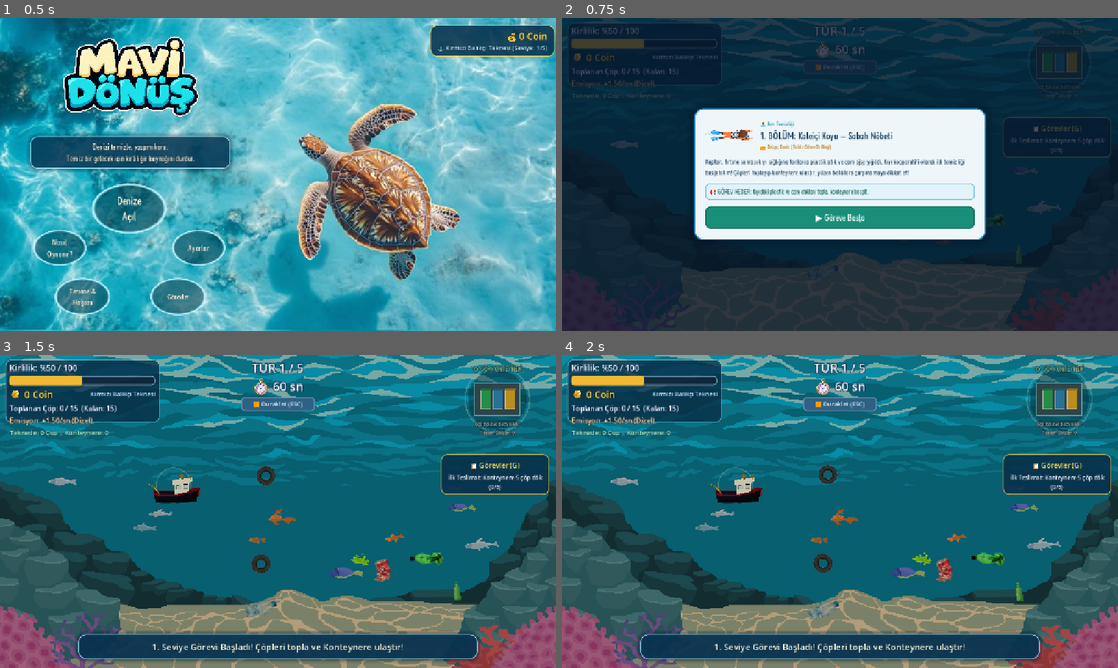
Above: before the commit, frames 1-4 (two rows, left to right).
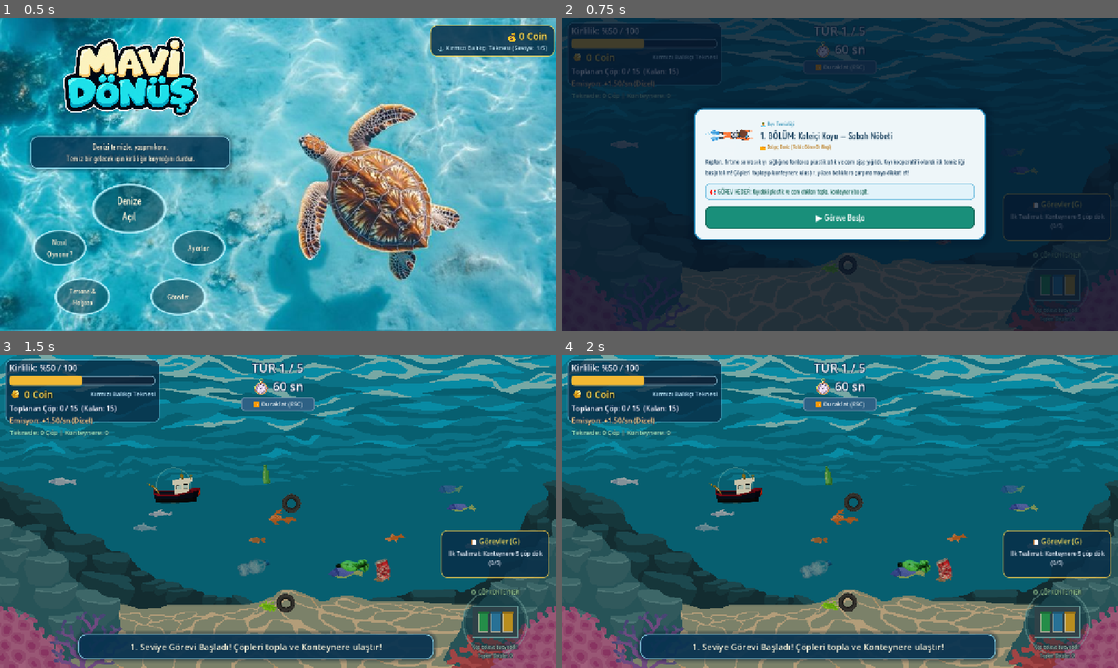
Above: after the commit, the same moments.

Repository: tubaiskol/Mavi-Donus-Hackathon-Team22
Game: Godot game, scene res://scenes/main_menu.tscn
Two runs of this game, one before a commit and one after it. Both use one fixed random seed, a clock stepped at 60 frames per second and the inputs below. The engine's default icon, where the game draws it, is replaced by a stand-in: a white triangle on a blue panel in a dark square.
Inputs:
- Up to frame 1 (0.5 s): no input
- Up to frame 2 (0.75 s): click "Denize Açıl" at 0.5 s
- Up to frame 3 (1.5 s): click "▶️ Göreve Başla" at 1.25 s
- Up to frame 4 (2 s): no input

Frame 1 is identical in both runs. In frame 2, 1.3% of the frame differs, in the area x 44-99%, y 4-97%; in frame 3, 11%; in frame 4, 11%, in the area x 23-99%, y 2-99%.

Commit message:
feat: konteyner ve görev panelini sağ alta taşı, üretim alanlarını koru

Diff:
--- a/scripts/boat.gd
+++ b/scripts/boat.gd
@@ -25,6 +25,7 @@
 var _sprite_faces_left := false
 var _look_dir := 1.0 # son yatay yön: -1 sol, +1 sağ
 var _edge_margin := Vector2(24, 24)
+var _hull_shape := RectangleShape2D.new()
 
 @onready var sprite: Sprite2D = $Sprite2D
 @onready var pickup_area: Area2D = $PickupArea
@@ -32,6 +33,7 @@
 
 
 func _ready() -> void:
+	$CollisionShape2D.shape = _hull_shape
 	pickup_shape.shape = pickup_circle
 	pickup_shape.transform = Transform2D.IDENTITY
 
@@ -68,6 +70,8 @@
 	# Ekran kenar payı gemi boyuna göre (eski sabit 24 px gemiyi yarı ekran dışına çıkarıyordu).
 	var shown := tex.get_size() * s
 	_edge_margin = Vector2(maxf(shown.x * 0.45, 24.0), maxf(shown.y * 0.40, 24.0))
+	# Görselin tamamı (su üzerindeki eğim dahil) panellerin dışında kalsın.
+	_hull_shape.size = Vector2(shown.x + shown.y * sin(0.18), shown.y + shown.x * sin(0.18))
 
 	_update_pickup_shape()
 	queue_redraw()
@@ -101,11 +105,7 @@
 
 	move_and_slide()
 
-	var screen := get_viewport_rect()
-	position = position.clamp(
-		screen.position + _edge_margin,
-		screen.end - _edge_margin
-	)
+	enforce_water_bounds()
 
 	# Sol üst HUD paneli altına gemi giremez (görüş kapalı)
 	if position.x < 370.0 and position.y < 162.0:
@@ -125,6 +125,7 @@
 	var target_tilt := clampf(velocity.y / maxf(GameState.boat_speed, 1.0), -1.0, 1.0) * 0.18 * _look_dir
 
 	sprite.rotation = lerp_angle(sprite.rotation, target_tilt, 8.0 * delta)
+	enforce_water_bounds()
 
 	if _hit_flash_timer > 0.0:
 		_hit_flash_timer -= delta
@@ -147,6 +148,17 @@
 
 	_update_pickup_shape()
 	queue_redraw()
+
+
+
+
+
+func enforce_water_bounds() -> void:
+	var screen := get_viewport_rect()
+	var min_y := screen.position.y + _edge_margin.y
+	position = position.clamp(Vector2(screen.position.x + _edge_margin.x, min_y), screen.end - _edge_margin)
+	if position.y <= min_y and velocity.y < 0.0:
+		velocity.y = 0.0
 
 
 func _draw() -> void:
--- a/scripts/game.gd
+++ b/scripts/game.gd
@@ -2,6 +2,7 @@
 
 const TOTAL_LEVELS := 5
 const MENU_FONT := preload("res://assets/menu_font.ttf")
+const PANEL_LAYOUT := preload("res://scripts/panel_layout.gd")
 
 @export_range(1, 5, 1) var test_start_level: int = 1
 
@@ -20,6 +21,8 @@
 var _result_pol: Label
 var _result_msg: Label
 var _drop_zone: Area2D
+var _panels_body: StaticBody2D
+var _panels_shape: CollisionShape2D
 var _dock_pulse := 0.0
 var _dock_title_label: Label
 var _dock_sub_label: Label
@@ -91,14 +94,14 @@
 func _build_trash_drop_zone() -> void:
 	_drop_zone = Area2D.new()
 	_drop_zone.name = "TrashDropZone"
-	var screen := get_viewport_rect().size
-	_drop_zone.position = Vector2(screen.x - 135.0, 102.0)
+	_drop_zone.position = PANEL_LAYOUT.dock_rect(get_viewport_rect()).get_center()
 	add_child(_drop_zone)
 
 	var shape := CollisionShape2D.new()
-	var circle := CircleShape2D.new()
-	circle.radius = 78.0
-	shape.shape = circle
+	# Teslim alanı panelin dışına taşar; tekne yanaşınca yükünü bırakabilir.
+	var delivery_shape := RectangleShape2D.new()
+	delivery_shape.size = PANEL_LAYOUT.dock_rect(get_viewport_rect()).size + Vector2(96, 96)
+	shape.shape = delivery_shape
 	_drop_zone.add_child(shape)
 
 	_dock_title_label = Label.new()
@@ -127,13 +130,41 @@
 	_drop_zone.add_child(_dock_sub_label)
 
 	_drop_zone.area_entered.connect(_on_drop_zone_area_entered)
+	_panels_body = StaticBody2D.new()
+	_panels_body.name = "TrashContainerBarrier"
+	_panels_shape = CollisionShape2D.new()
+	_panels_shape.shape = RectangleShape2D.new()
+	_panels_body.add_child(_panels_shape)
+	add_child(_panels_body)
+	_update_panels_barrier()
 	get_viewport().size_changed.connect(_on_viewport_size_changed)
 
 
 func _on_viewport_size_changed() -> void:
 	if _drop_zone:
-		var screen := get_viewport_rect().size
-		_drop_zone.position = Vector2(screen.x - 135.0, 102.0)
+		_drop_zone.position = PANEL_LAYOUT.dock_rect(get_viewport_rect()).get_center()
+	_update_panels_barrier()
+
+
+func get_reserved_panels_rect() -> Rect2:
+	var dock := PANEL_LAYOUT.dock_rect(get_viewport_rect())
+	return dock.merge($HUD.get_side_quests_rect())
+
+
+func _update_panels_barrier() -> void:
+	# Görev kartı ve yazılar geçilebilir; yalnızca görünen konteyner engeldir.
+	var rect := PANEL_LAYOUT.container_body_rect(get_viewport_rect())
+	_panels_body.position = rect.get_center()
+	(_panels_shape.shape as RectangleShape2D).size = rect.size
+
+
+
+
+
+
+
+
+
 
 
 func _on_drop_zone_area_entered(area: Area2D) -> void:
--- a/scripts/hud.gd
+++ b/scripts/hud.gd
@@ -1,6 +1,7 @@
 extends CanvasLayer
 
 const MENU_FONT := preload("res://assets/menu_font.ttf")
+const PANEL_LAYOUT := preload("res://scripts/panel_layout.gd")
 
 @onready var stats_box: VBoxContainer = $StatsBox
 @onready var pollution_label: Label = $StatsBox/PollutionLabel
@@ -46,6 +47,9 @@
 	_on_boat_changed(GameState.selected_boat)
 	_on_carried_trash_changed(GameState.carried_trash, GameState.delivered_trash)
 	_on_quests_changed()
+	_layout_side_quests_card()
+	get_viewport().size_changed.connect(_layout_side_quests_card)
+	_quests_side_panel.minimum_size_changed.connect(_layout_side_quests_card)
 	_update_trash_label()
 	_update_emission_label()
 
@@ -161,7 +165,7 @@
 	_toast_panel.add_theme_stylebox_override("panel", toast_sb)
 	_toast_panel.set_anchors_and_offsets_preset(Control.PRESET_BOTTOM_WIDE)
 	_toast_panel.offset_left = 180.0
-	_toast_panel.offset_right = -180.0
+	_toast_panel.offset_right = -(PANEL_LAYOUT.WIDTH + PANEL_LAYOUT.EDGE_MARGIN + 16.0)
 	_toast_panel.offset_top = -78.0
 	_toast_panel.offset_bottom = -20.0
 	_toast_panel.modulate.a = 0.0
@@ -180,8 +184,11 @@
 	_toast_panel.add_child(_toast_label)
 
 
+
+
+
 func _build_side_quests_card() -> void:
-	# SAĞ PANELDE AYRI GÖREVLER KARTI (Konteynerin altında ferah görünüm)
+	# Sağ altta, konteynerin hemen üstündeki görevler kartı.
 	_quests_side_panel = PanelContainer.new()
 	_quests_side_panel.name = "QuestsSideCard"
 	var sb := StyleBoxFlat.new()
@@ -195,13 +202,7 @@
 	sb.content_margin_bottom = 10
 	_quests_side_panel.add_theme_stylebox_override("panel", sb)
 
-	_quests_side_panel.set_anchors_preset(Control.PRESET_TOP_RIGHT)
-	_quests_side_panel.offset_left = -265.0
-	_quests_side_panel.offset_top = 228.0
-	_quests_side_panel.offset_right = -15.0
-	_quests_side_panel.grow_horizontal = Control.GROW_DIRECTION_BEGIN
-	_quests_side_panel.grow_vertical = Control.GROW_DIRECTION_END
-	_quests_side_panel.custom_minimum_size = Vector2(250, 0)
+	_quests_side_panel.custom_minimum_size = Vector2(PANEL_LAYOUT.WIDTH, 110)
 	add_child(_quests_side_panel)
 
 	var vb := VBoxContainer.new()
@@ -225,6 +226,17 @@
 	_quests_side_label.add_theme_color_override("font_outline_color", Color(0.04, 0.16, 0.26))
 	_quests_side_label.add_theme_constant_override("outline_size", 4)
 	vb.add_child(_quests_side_label)
+
+
+func get_side_quests_rect() -> Rect2:
+	var height := maxf(110.0, _quests_side_panel.get_combined_minimum_size().y)
+	return PANEL_LAYOUT.quests_rect(get_viewport().get_visible_rect(), height)
+
+
+func _layout_side_quests_card() -> void:
+	var rect := get_side_quests_rect()
+	_quests_side_panel.size = rect.size
+	_quests_side_panel.position = rect.position
 
 
 func _make_hud_action_button(text: String, cb: Callable, base_color: Color) -> Button:
@@ -312,7 +324,7 @@
 	vb.add_child(title)
 
 	var sub := Label.new()
-	sub.text = "Topladığın çöpleri sağ üst köşedeki Çöp Konteynerine bırakarak ek coin ve görev ödülleri kazan!"
+	sub.text = "Topladığın çöpleri sağ alt köşedeki Çöp Konteynerine bırakarak ek coin ve görev ödülleri kazan!"
 	sub.horizontal_alignment = HORIZONTAL_ALIGNMENT_CENTER
 	sub.autowrap_mode = TextServer.AUTOWRAP_WORD_SMART
 	sub.add_theme_font_size_override("font_size", 16)
--- a/scripts/main_menu.gd
+++ b/scripts/main_menu.gd
@@ -206,7 +206,7 @@
 	howto_vb.add_child(_modal_label("Nasıl Oynanır?", 36, Color(0.06, 0.24, 0.36)))
 	howto_vb.add_child(_modal_label("• WASD veya Ok tuşlarıyla temizlik gemisini hareket ettir.", 19))
 	howto_vb.add_child(_modal_label("• Deniz en az %50 kirlilik ve 7-8 varsayılan çöple başlar; yeni düşen çöpler kirliliği artırır!", 19))
-	howto_vb.add_child(_modal_label("• Çöpleri toplayıp sağ üstteki Çöp Konteynerine dökerek bonus coin kazan.", 19))
+	howto_vb.add_child(_modal_label("• Çöpleri toplayıp sağ alttaki Çöp Konteynerine dökerek bonus coin kazan.", 19))
 	howto_vb.add_child(_modal_label("• Caretta'nın yanında 2 saniye kalarak onu kurtar (+5 Coin, -10 Kirlilik).", 19))
 	howto_vb.add_child(_modal_label("• Oyun içinde 'P / ESC' ile duraklatabilir, 'M' ile tersaneye, 'G' ile görevlere gidebilirsin.", 19))
 	howto_vb.add_child(_modal_button("Geri Dön", func():
--- /dev/null
+++ b/scripts/panel_layout.gd
@@ -0,0 +1,19 @@
+extends RefCounted
+
+const EDGE_MARGIN := 15.0
+const WIDTH := 250.0
+const DOCK_HEIGHT := 180.0
+const GAP := 12.0
+
+
+static func dock_rect(screen: Rect2) -> Rect2:
+	return Rect2(screen.end - Vector2(WIDTH + EDGE_MARGIN, DOCK_HEIGHT + EDGE_MARGIN), Vector2(WIDTH, DOCK_HEIGHT))
+
+
+static func quests_rect(screen: Rect2, height: float) -> Rect2:
+	var dock := dock_rect(screen)
+	return Rect2(dock.position - Vector2(0, height + GAP), Vector2(WIDTH, height))
+
+
+static func container_body_rect(screen: Rect2) -> Rect2:
+	return Rect2(dock_rect(screen).get_center() - Vector2(52, 36), Vector2(104, 72))
--- a/scripts/spawner.gd
+++ b/scripts/spawner.gd
@@ -105,12 +105,14 @@
 		return
 
 	var spawn_position := _get_random_spawn_position()
+	if not spawn_position.is_finite():
+		return
 
 	var trash := TRASH_SCENE.instantiate() as Area2D
 	trash.set("is_initial_trash", is_initial)
 	trash.add_to_group("trash")
+	trash.global_position = spawn_position
 	add_child(trash)
-	trash.global_position = spawn_position
 
 	spawned_total += 1
 
@@ -124,6 +126,8 @@
 	var boat := get_node_or_null("../Boat") as Node2D
 	var min_y := screen.position.y + TOP_HUD_MARGIN
 	var max_y := screen.end.y - SPAWN_MARGIN
+	if min_y > max_y:
+		return Vector2.INF
 
 	for attempt in 30:
 		var pos := Vector2(
@@ -139,19 +143,21 @@
 			continue
 		return pos
 
-	# Güvenli açık deniz fallback'i (Asla yasaklı UI bölgelerine düşmez)
-	return Vector2(
-		randf_range(screen.position.x + 400.0, maxf(screen.position.x + 420.0, screen.end.x - 300.0)),
-		randf_range(230.0, max_y)
-	)
+	# Rastgele denemeler tükenince de aynı yasak alan denetimi uygulanır.
+	for y in range(ceili(min_y), int(max_y) + 1, 32):
+		for x in range(int(screen.position.x + SPAWN_MARGIN), int(screen.end.x - SPAWN_MARGIN) + 1, 32):
+			var pos := Vector2(x, y)
+			if not _is_position_in_forbidden_zone(pos, screen) and (boat == null or pos.distance_to(boat.global_position) >= 90.0):
+				return pos
+	return Vector2.INF
 
 
 func _is_position_in_forbidden_zone(pos: Vector2, screen: Rect2) -> bool:
 	# 1) Sol üst HUD gösterge paneli (Kirlilik, sayaç ve istatistik kartı)
 	if pos.x < 400.0 and pos.y < 210.0:
 		return true
-	# 2) Sağ üst Çöp Konteyneri ve Görevler kartı bölgesi (Görüş yok)
-	if pos.x > screen.end.x - 290.0 and pos.y < 350.0:
+	# 2) Sağ alt paneller: görsel boyutu ve yanaşma payı da boş kalır.
+	if get_parent().get_reserved_panels_rect().grow(64.0).has_point(pos):
 		return true
 	# 3) Üst orta Tur / Zamanlayıcı / Duraklat paneli
 	var center_x := screen.position.x + screen.size.x * 0.5
--- a/scripts/turtle_spawner.gd
+++ b/scripts/turtle_spawner.gd
@@ -55,21 +55,27 @@
 
 	var screen := get_viewport_rect()
 	var spawn_position := _get_safe_turtle_spawn_position(screen)
+	if not spawn_position.is_finite():
+		spawn_timer.start(1.0)
+		return
 
 	turtle_instance = TURTLE_SCENE.instantiate() as Area2D
+	turtle_instance.add_to_group("turtle")
 
 	turtle_instance.tree_exiting.connect(
 		_on_turtle_removed.bind(turtle_instance, active_round)
 	)
 
+	turtle_instance.global_position = spawn_position
 	add_child(turtle_instance)
-	turtle_instance.global_position = spawn_position
 
 
 func _get_safe_turtle_spawn_position(screen: Rect2) -> Vector2:
 	var boat := get_node_or_null("../Boat") as Node2D
 	var min_y := screen.position.y + 110.0
 	var max_y := screen.end.y - EDGE_MARGIN
+	if min_y > max_y:
+		return Vector2.INF
 
 	for attempt in 30:
 		var pos := Vector2(
@@ -79,8 +85,8 @@
 		# 1) Sol üst HUD gösterge paneli (Görüş yok)
 		if pos.x < 410.0 and pos.y < 220.0:
 			continue
-		# 2) Sağ üst Çöp Konteyneri ve Görevler kartı bölgesi (Görüş yok)
-		if pos.x > screen.end.x - 290.0 and pos.y < 350.0:
+		# 2) Panel sınırları ve kurtarma halkası için güvenli mesafe.
+		if get_parent().get_reserved_panels_rect().grow(80.0).has_point(pos):
 			continue
 		# 3) Üst orta tur/zamanlayıcı paneli
 		var center_x := screen.position.x + screen.size.x * 0.5
@@ -90,11 +96,21 @@
 			continue
 		return pos
 
-	# Güvenli açık deniz konumu
-	return Vector2(
-		randf_range(screen.position.x + 400.0, maxf(screen.position.x + 420.0, screen.end.x - 300.0)),
-		randf_range(230.0, max_y)
-	)
+	# Yedek konum da normal üretimle aynı sınırları sağlamalı.
+	for y in range(ceili(min_y), int(max_y) + 1, 32):
+		for x in range(int(screen.position.x + EDGE_MARGIN), int(screen.end.x - EDGE_MARGIN) + 1, 32):
+			var pos := Vector2(x, y)
+			if pos.x < 410.0 and pos.y < 220.0:
+				continue
+			if get_parent().get_reserved_panels_rect().grow(80.0).has_point(pos):
+				continue
+			var center_x := screen.get_center().x
+			if absf(pos.x - center_x) < 130.0 and pos.y < 140.0:
+				continue
+			if boat and pos.distance_to(boat.global_position) < 120.0:
+				continue
+			return pos
+	return Vector2.INF
 
 
 func _on_turtle_removed(turtle: Area2D, spawn_round: int) -> void:
Not shown, added: scripts/panel_layout.gd.uid
